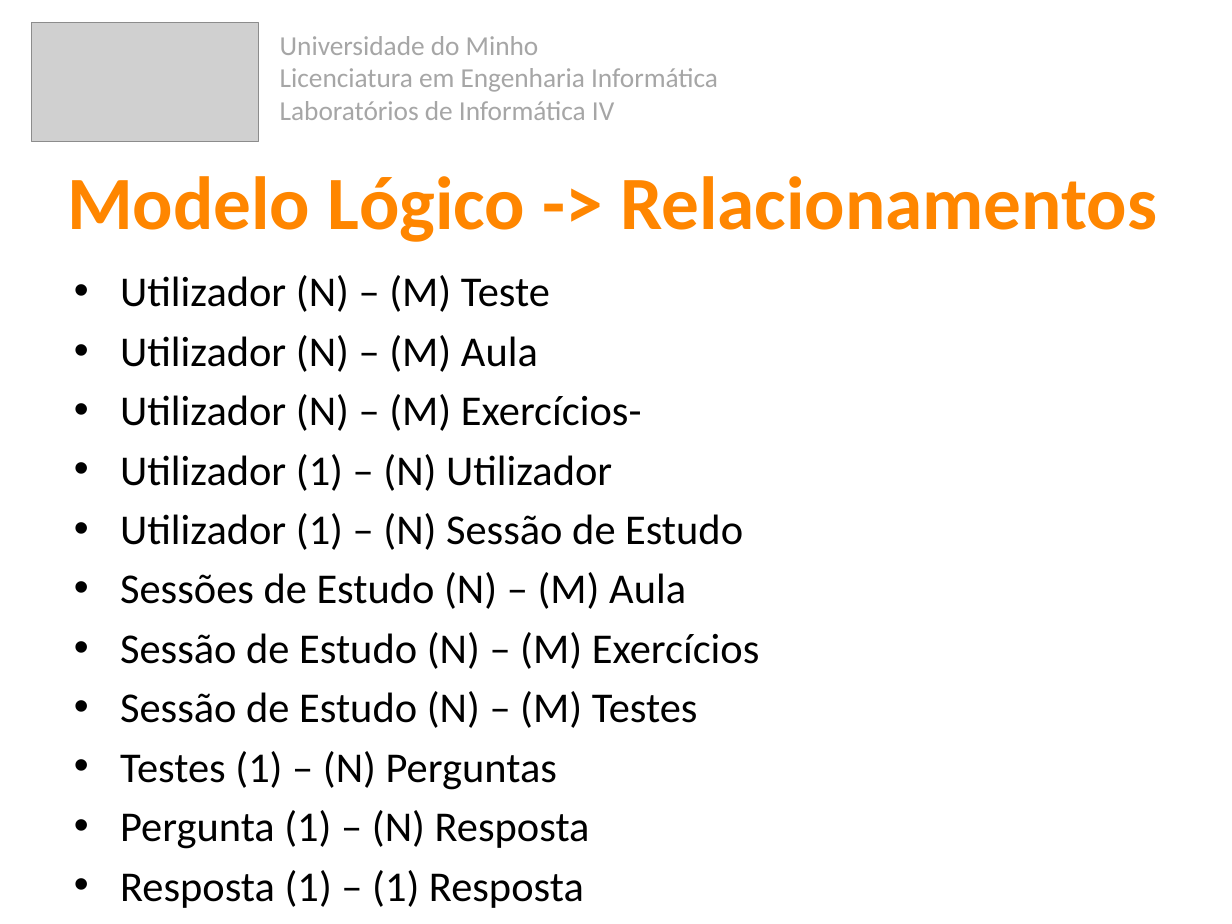
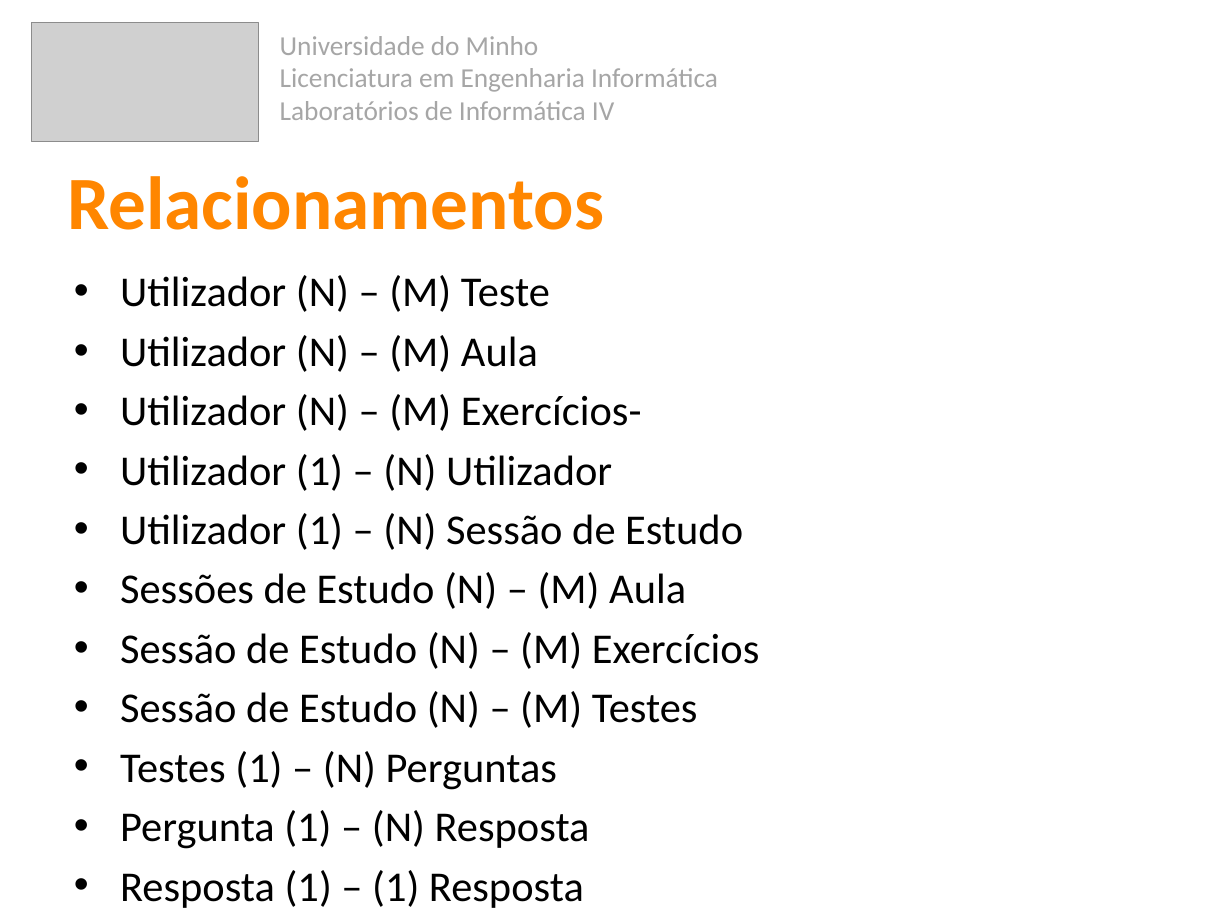
Before and after one commit to 7patricia/Aprende-com-os-Minions, a slide deck: slide 21 of 2ª Fase/Aprsentação_Fase2.pptx (slide 17 before the commit). Drawn at 1232x924 pixels with LibreOffice and Linux fonts; fonts in the diff are those of the drawing; grey boxes stand for pictures. Boxes give left, top, right and bottom in pixels: in the first picture for what was removed or moved away, otherwise in the second. Text is boxed around its words. In the diff, an @@ line names an element or a change of style, - is before the commit and + after.

```diff
--- a/2ª Fase/Aprsentação_Fase2.pptx
+++ b/2ª Fase/Aprsentação_Fase2.pptx
@@ text at bbox=[67, 176, 604, 230]: text changed @@
-Modelo Lógico -> Relacionamentos
+Relacionamentos
```
Also in this commit, not shown: 3 other slides changed, 4 slides added.
